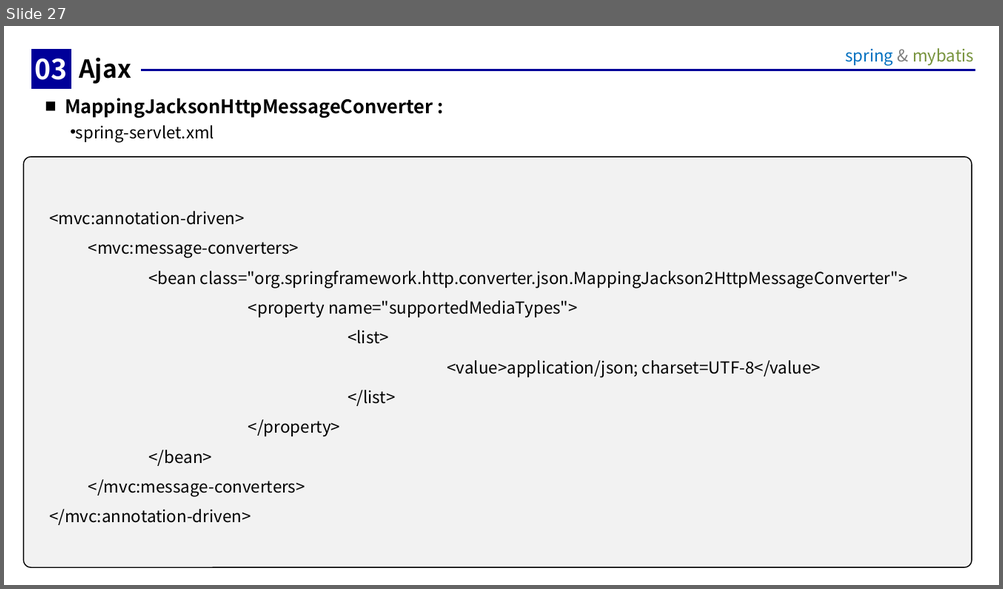
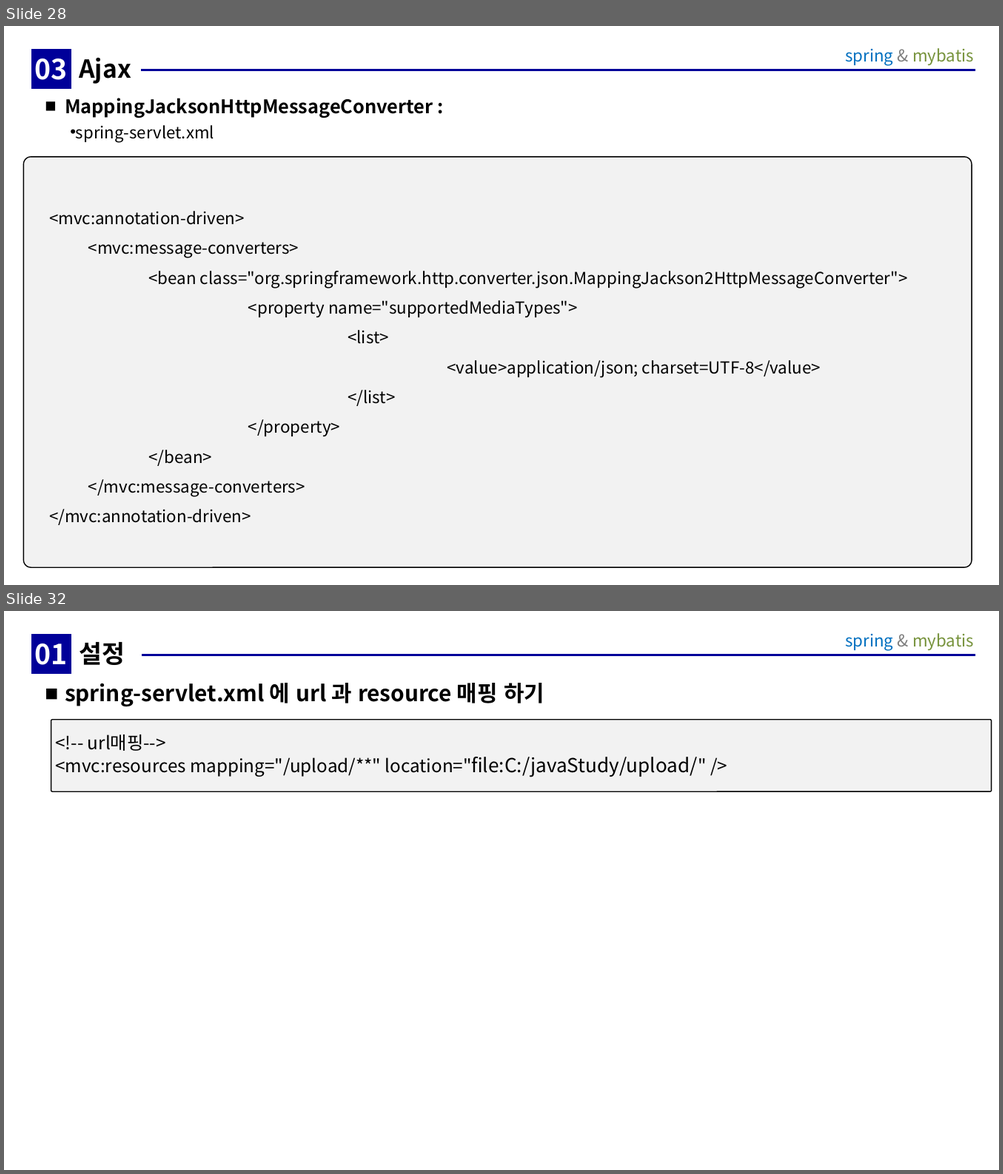
Before and after one commit to sonddokki/class_file, a slide deck: 강의자료/06.spring/프로젝트생성.ppt. Shown one above the other, each under a label of ours: slide 27 before the commit, slides 28 and 32 after it; the slides between them are not shown. The pictures are 1003x589 and 1003x1174 pixels, drawn with LibreOffice and Linux fonts; fonts in the diff are those of the drawing. Boxes give left, top, right and bottom in pixels: in the first picture for what was removed or moved away, otherwise in the second. Text is boxed around its words. In the diff, an @@ line names an element or a change of style, - is before the commit and + after.

```diff
--- a/강의자료/06.spring/프로젝트생성.ppt
+++ b/강의자료/06.spring/프로젝트생성.ppt
@@ slide 32 added at box(4, 611, 999, 1170), background #FFFFFF; not listed: 2 template elements that a slide beside it also shows @@
@@ text added at box(32, 634, 71, 672), fill #000099, outline #000099 0.26 pt, 20 pt, text #FFFFFF, bold @@
+01
@@ title added at box(79, 642, 125, 665), 18 pt, text #000000, bold @@
+설정
@@ text added at box(65, 683, 544, 707), 16 pt, text #000000, bold @@
+■ spring-servlet.xml 에 url 과 resource 매핑 하기
@@ rounded rectangle added at box(51, 719, 990, 792), fill #F2F2F2, outline #000000 0.74 pt, 13 pt, text #000000 @@
+<!-- url매핑-->
+<mvc:resources mapping="/upload/**" location="file:C:/javaStudy/upload/" />
@@ what was slide 27 is now slide 28 @@
```
Also in this commit, not shown: 2 slides changed, 4 other slides added, 22 other files.
